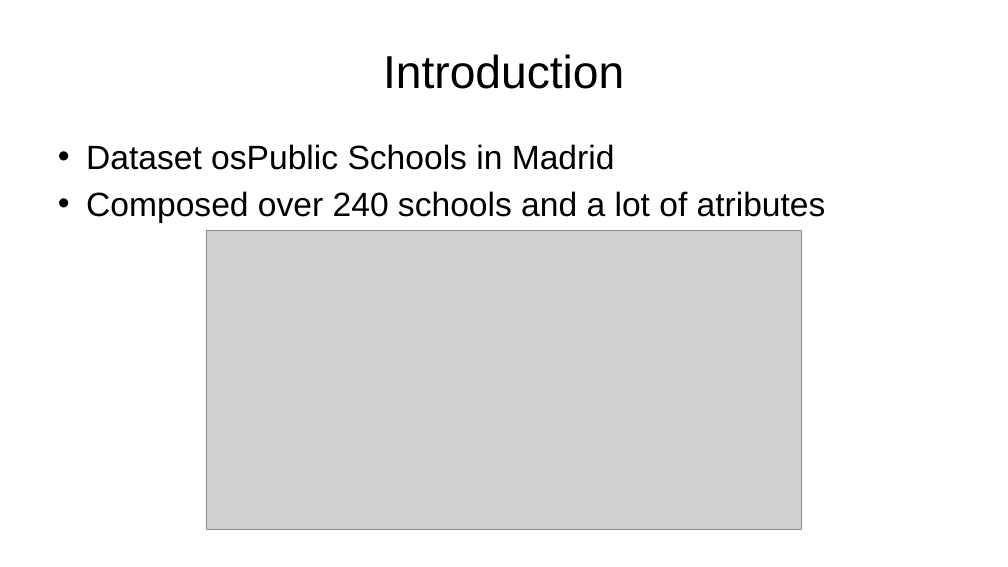
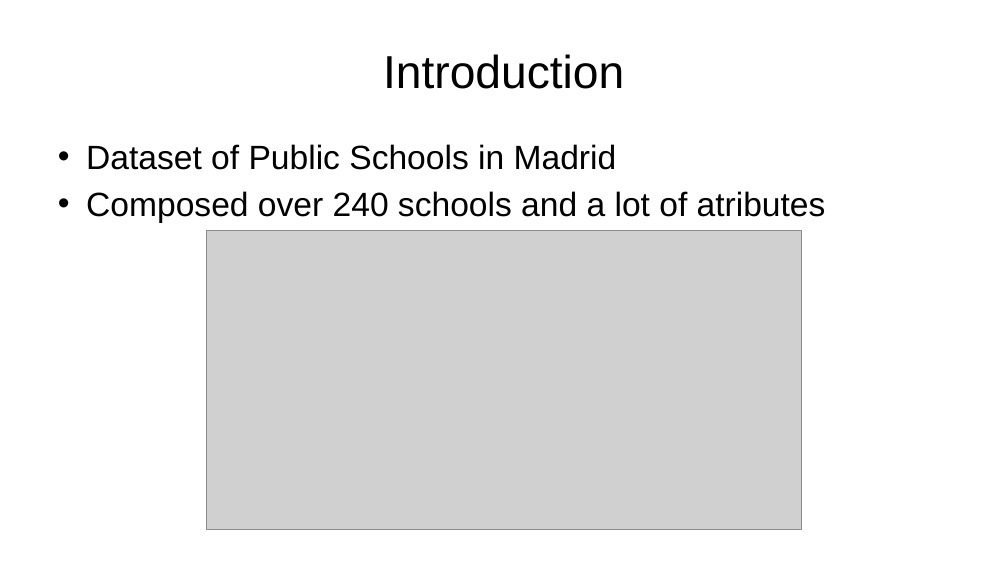
Before and after one commit to Antonio995/Share, a slide deck: slide 2 of Presentacion.pptx. Drawn at 1008x567 pixels with LibreOffice and Linux fonts; fonts in the diff are those of the drawing; grey boxes stand for pictures. Boxes give left, top, right and bottom in pixels: in the first picture for what was removed or moved away, otherwise in the second. Text is boxed around its words. In the diff, an @@ line names an element or a change of style, - is before the commit and + after.

```diff
--- a/Presentacion.pptx
+++ b/Presentacion.pptx
@@ text at box(86, 144, 617, 170): text changed @@
-• Dataset osPublic Schools in Madrid
+• Dataset of Public Schools in Madrid
```
